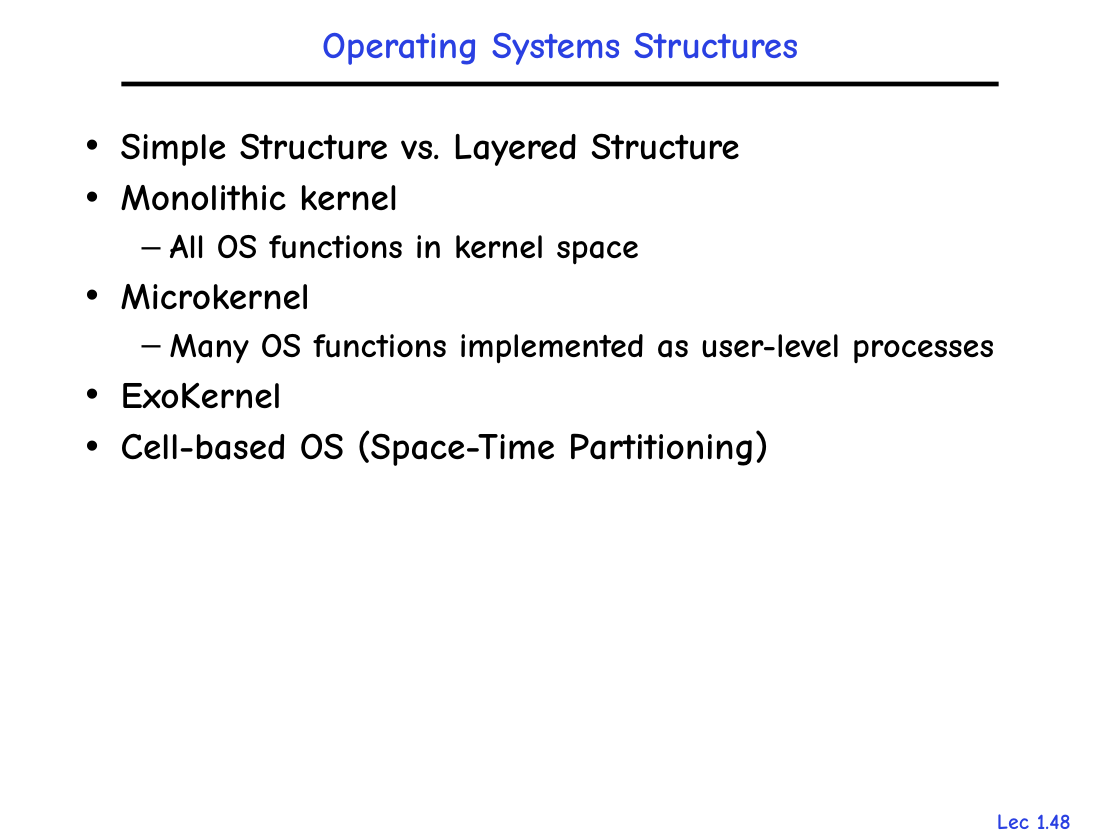
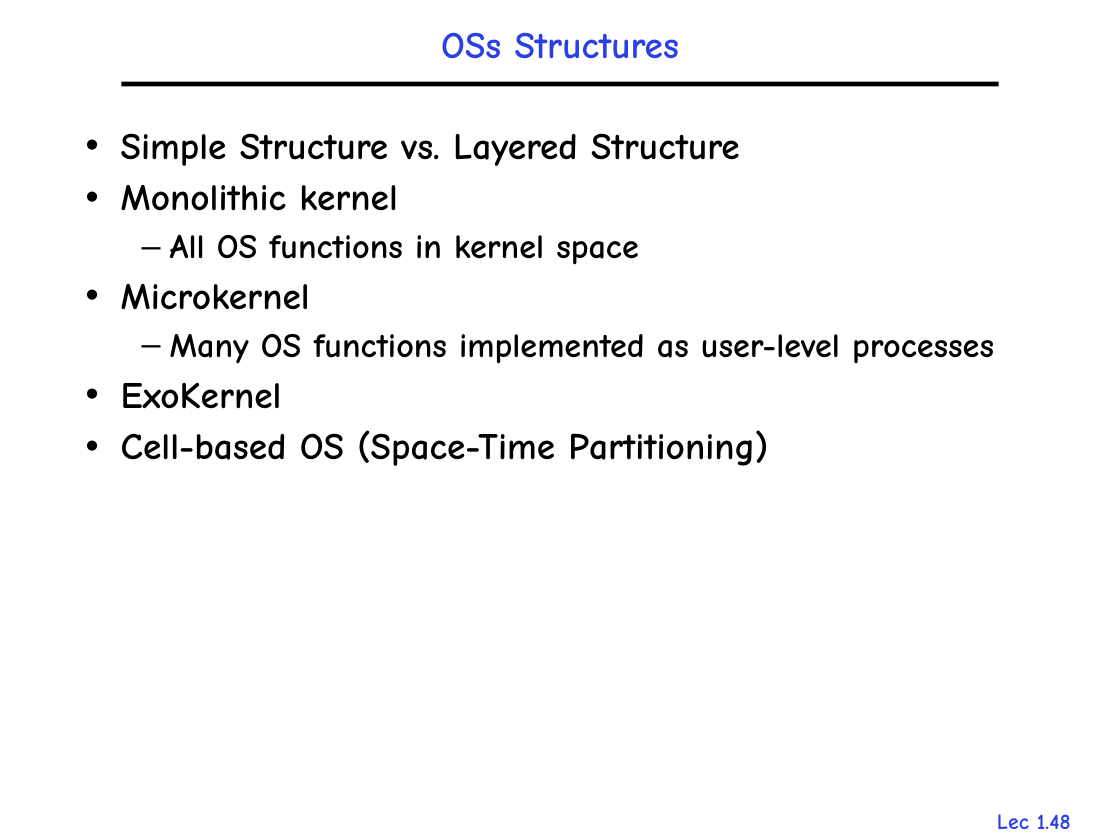
Before and after one commit to gulaoshi/gu.github.io, a slide deck: slide 48 of AdvOS/PPT+papers/L01-Overview.pptx. Drawn at 1120x840 pixels with LibreOffice and Linux fonts; fonts in the diff are those of the drawing. Boxes give left, top, right and bottom in pixels: in the first picture for what was removed or moved away, otherwise in the second. Text is boxed around its words. In the diff, an @@ line names an element or a change of style, - is before the commit and + after.

```diff
--- a/AdvOS/PPT+papers/L01-Overview.pptx
+++ b/AdvOS/PPT+papers/L01-Overview.pptx
@@ title at (x1=441, y1=32, x2=679, y2=59): text changed @@
-Operating Systems Structures
+OSs Structures
```
Also in this commit, not shown: 11 other slides changed, 6 other files.
